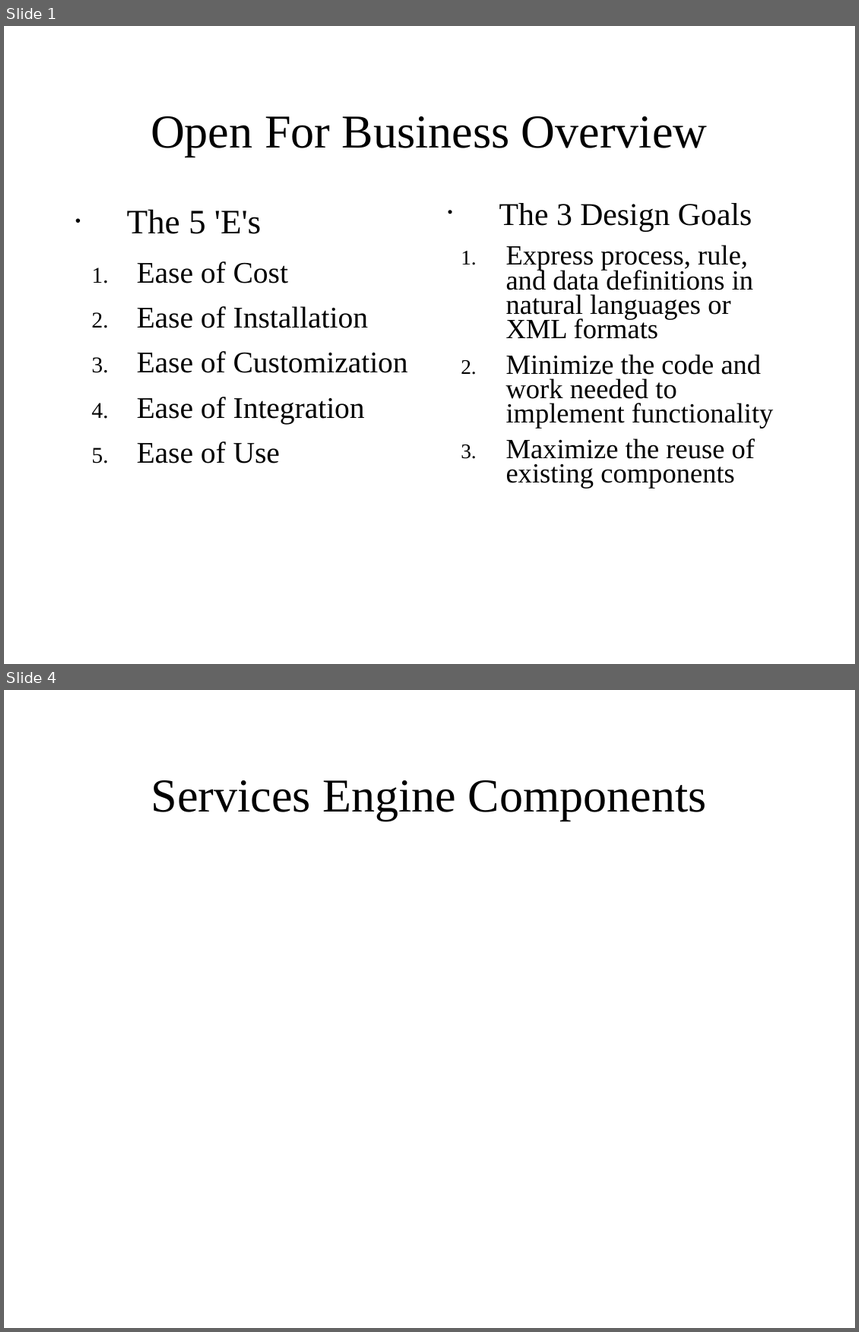
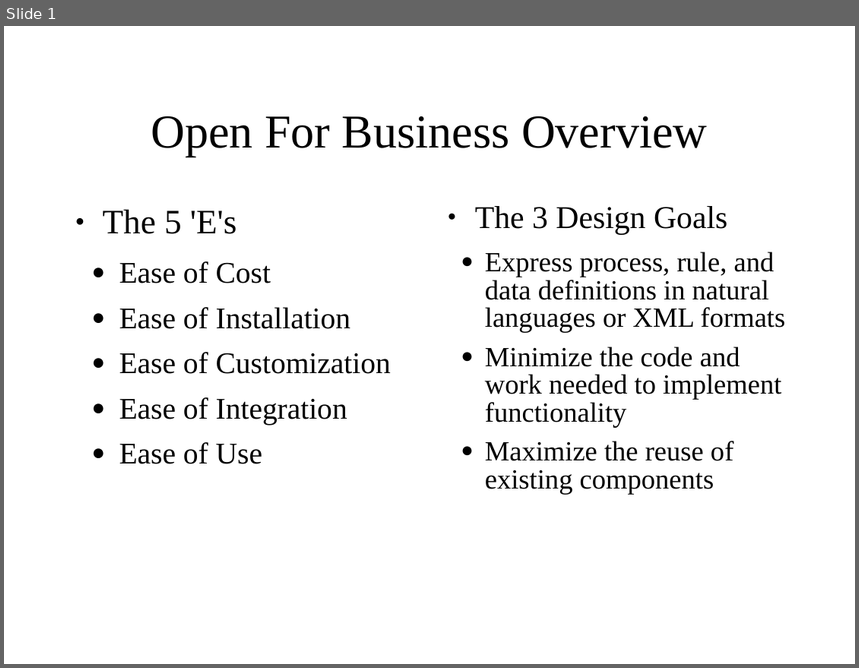
Before and after one commit to delan/OFBiz, a slide deck: website/ofbiz-overview.ppt. Shown one above the other, each under a label of ours: slides 1 and 4 before the commit, slide 1 after it; the slides between them are not shown. The pictures are 859x1332 and 859x668 pixels, drawn with LibreOffice and Linux fonts; fonts in the diff are those of the drawing. Boxes give left, top, right and bottom in pixels: in the first picture for what was removed or moved away, otherwise in the second. Text is boxed around its words. In the diff, an @@ line names an element or a change of style, - is before the commit and + after.

Commit message:
Added a whole bunch of stuff to the presentation, mostly entity and services stuff

```diff
--- a/website/ofbiz-overview.ppt
+++ b/website/ofbiz-overview.ppt
@@ slide 4 removed at <box>4,690,855,1328</box>, background #FFFFFF @@
@@ title removed at <box>151,780,707,821</box> @@
-Services Engine Components
@@ slide 1 changed as well @@
@@ text "The 5 'E's" at <box>103,209,391,465</box>: bullet • to ●; bullet 1. to ● @@
@@ text "The 3 Design Goals" at <box>475,206,786,494</box>: bullet • to ●; line spacing 0.73 to 0.83; bullet 1. to ● @@
```
Also in this commit, not shown: 2 other slides changed, 8 slides added, 2 other slides removed, 1 other file.
